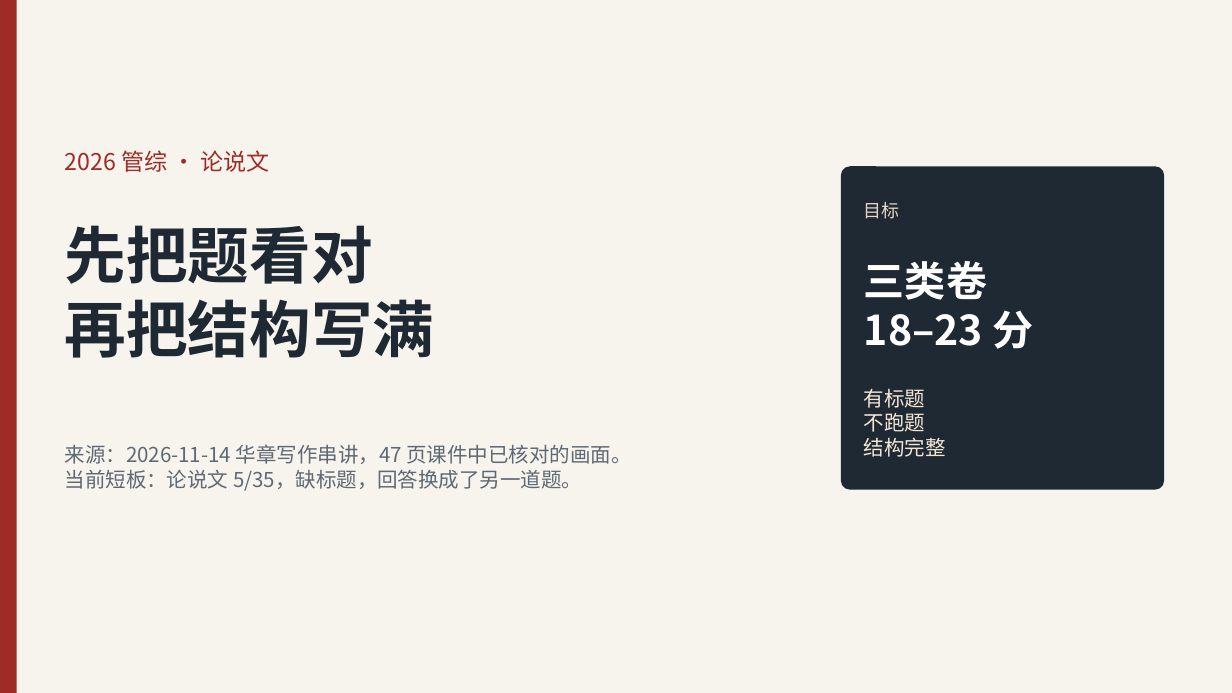
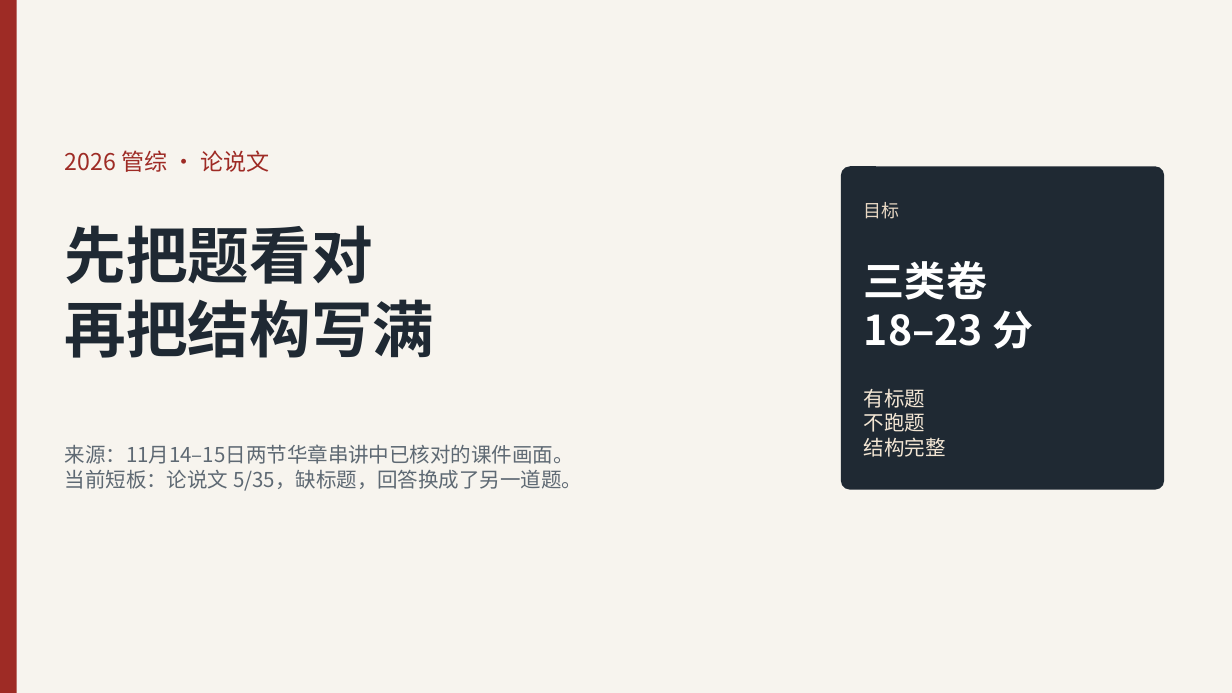
Before and after one commit to yhyu13/kaoyan199, a slide deck: slide 1 of files/管综论说文-FTL审题结构.pptx. Drawn at 1232x693 pixels with LibreOffice and Linux fonts; fonts in the diff are those of the drawing. Boxes give left, top, right and bottom in pixels: in the first picture for what was removed or moved away, otherwise in the second. Text is boxed around its words. In the diff, an @@ line names an element or a change of style, - is before the commit and + after.

```diff
--- a/files/管综论说文-FTL审题结构.pptx
+++ b/files/管综论说文-FTL审题结构.pptx
@@ text at (65,444,574,464): text changed @@
-来源：2026-11-14 华章写作串讲，47 页课件中已核对的画面。
+来源：11月14–15日两节华章串讲中已核对的课件画面。
```
Also in this commit, not shown: 1 slide added.
